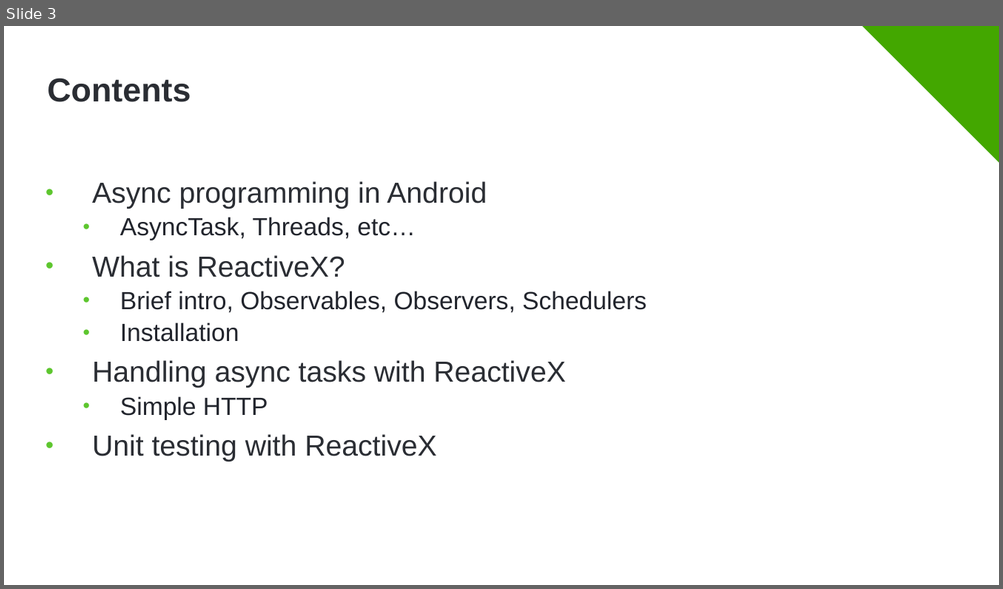
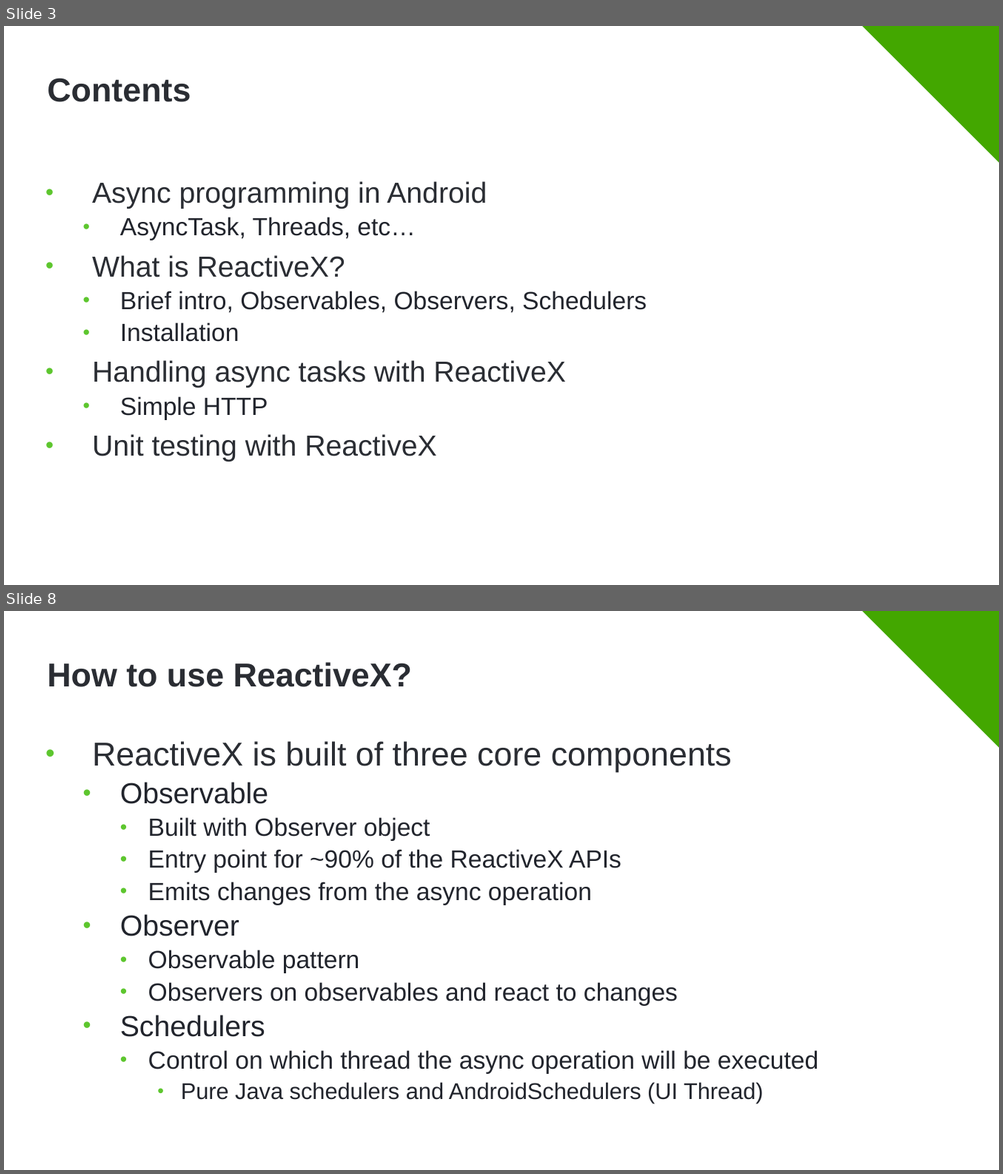
Before and after one commit to Minkov/async-operations-rxandroid, a slide deck: Async Programming in Android with ReactiveX.pptx. Shown one above the other, each under a label of ours: slide 3 before the commit, slides 3 and 8 after it; the slides between them are not shown. The pictures are 1003x589 and 1003x1174 pixels, drawn with LibreOffice and Linux fonts; fonts in the diff are those of the drawing; background and template pictures are left out. Boxes give left, top, right and bottom in pixels: in the first picture for what was removed or moved away, otherwise in the second. Text is boxed around its words. In the diff, an @@ line names an element or a change of style, - is before the commit and + after.

```diff
--- a/Async Programming in Android with ReactiveX.pptx
+++ b/Async Programming in Android with ReactiveX.pptx
@@ slide 8 added at (4,611,999,1170), background #FFFFFF; not listed: 2 template elements that a slide beside it also shows @@
@@ title added at (47,662,412,687), 32 pt, text #2A2D33, bold @@
+How to use ReactiveX?
@@ text added at (92,741,818,1104), 24 pt, text #21242C @@
+• ReactiveX is built of three core components
+  • Observable
+    • Built with Observer object
+    • Entry point for ~90% of the ReactiveX APIs
+    • Emits changes from the async operation
+  • Observer
+    • Observable pattern
+    • Observers on observables and react to changes
+  • Schedulers
+    • Control on which thread the async operation will be executed
+      • Pure Java schedulers and AndroidSchedulers (UI Thread)
```
Also in this commit, not shown: 2 slides changed, 8 other slides added.
